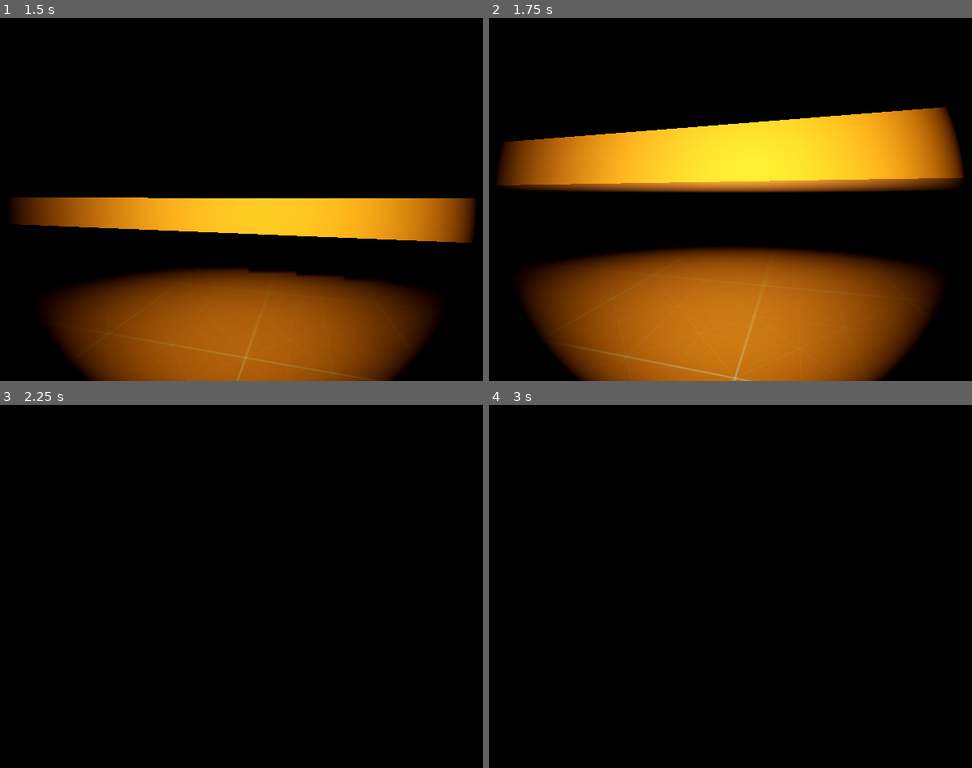
Above: before the commit, frames 1-4 (two rows, left to right).
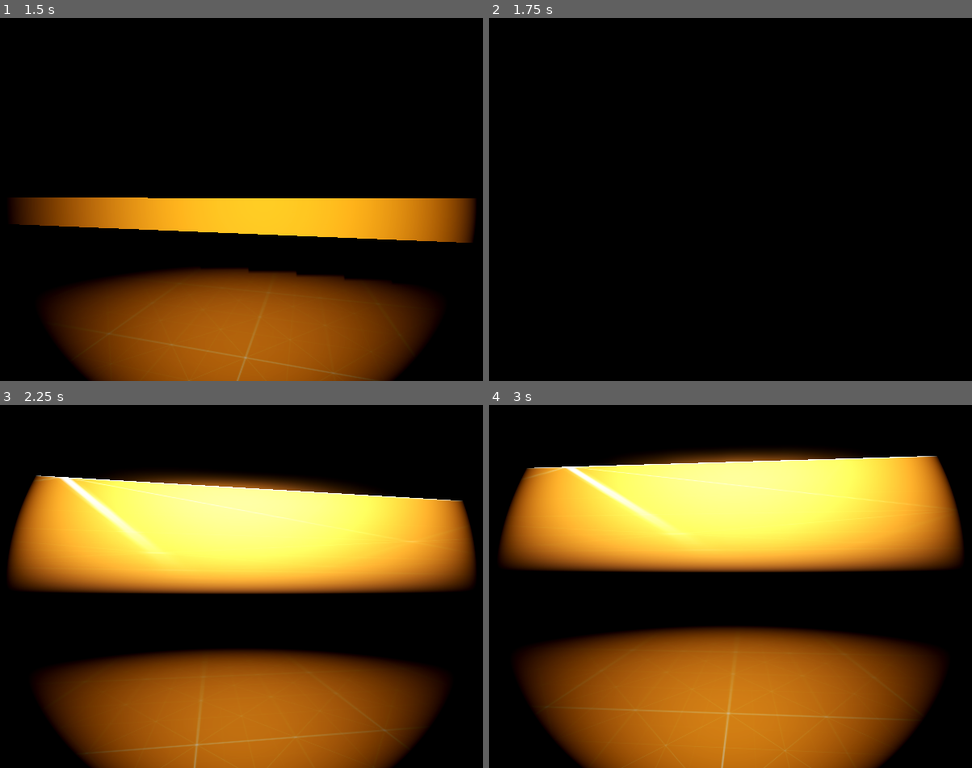
Above: after the commit, the same moments.

Repository: melvingm101/first_person_controller
Game: Godot game, scene res://main.tscn
Two runs of this game, one before a commit and one after it. Both use one fixed random seed, a clock stepped at 60 frames per second and the inputs below.
Inputs (mouse positions are in pixels of both pictures, inside the frame that each line leads up to):
- Up to frame 1 (1.5 s): tap Enter at 0.5 s; move the mouse to (275, 199) at 0.52 s; hold W (forward) from 0.53 s (still down); tap F (flashlight) at 0.6 s; tap Space (jump) at 0.77 s; move the mouse to (207, 199) at 1.27 s; tap Ctrl (crouch) at 1.35 s
- Up to frame 2 (1.75 s): keep holding W (forward); tap Space (jump) at 1.52 s; tap F (flashlight) at 1.55 s
- Up to frame 3 (2.25 s): keep holding W (forward); move the mouse to (255, 579) at 2.02 s; tap F (flashlight) at 2.1 s
- Up to frame 4 (3 s): keep holding W (forward); move the mouse to (720, 593) at 2.77 s; tap Shift (sprint) at 2.85 s

Frame 1 is identical in both runs. In frame 2, 45% of the frame differs, in the area x 1-99%, y 24-100%; in frame 3, 53%; in frame 4, 59%, in the area x 2-99%, y 12-100%.

Commit message:
fix: fixing issue with flashlight toggle

Diff:
--- a/player/player.gd
+++ b/player/player.gd
@@ -95,7 +95,7 @@
 		head.rotation.x = clamp(head.rotation.x,deg_to_rad(-89),deg_to_rad(89))
 
 	if is_flashlight_present:
-		if Input.is_action_pressed(flashlight_action):
+		if Input.is_action_just_pressed(flashlight_action):
 			toggle_flashlight()
 
 func _process(delta):
Not shown, changed: player/assets/Wall_Light_Double_Switch_Off-004.wav.import
